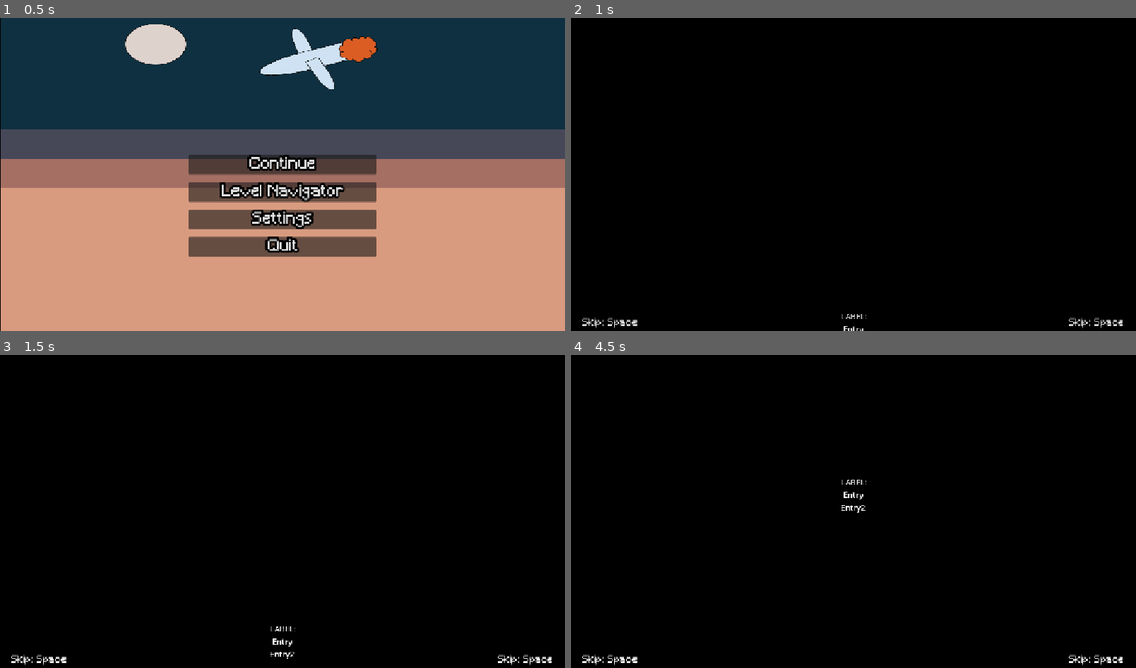
Above: before the commit, frames 1-4 (two rows, left to right).
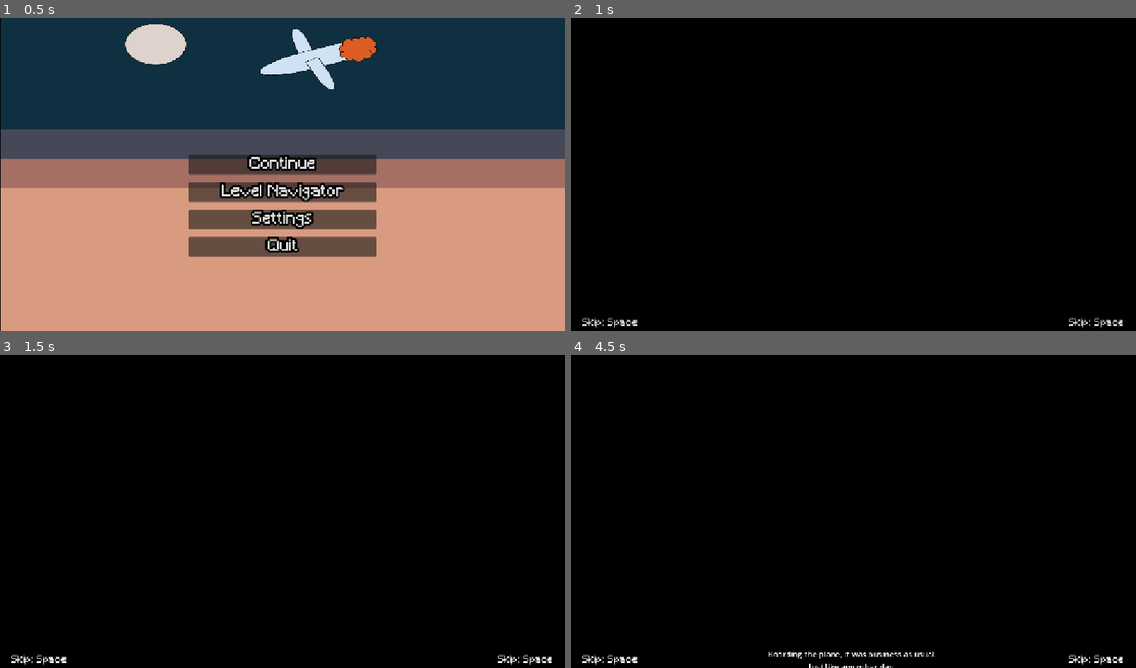
Above: after the commit, the same moments.

Repository: whitsettbe/kcol-f26-gamedevproj-cb
Game: Godot game, scene res://UI/scenes/main_menu.tscn
The game is run twice, just before and just after one commit, with the same random seed, the same clock (stepped at 60 frames per second) and the same inputs.
Inputs:
- Up to frame 1 (0.5 s): no input
- Up to frame 2 (1 s): click "Continue" at 0.5 s
- Up to frame 3 (1.5 s): tap Enter at 1.25 s; hold D (L_right) from 1.28 s (still down); tap Shift (undo) at 1.35 s
- Up to frame 4 (4.5 s): release D (L_right) at 2.03 s; hold S (L_down) 2.03-2.78 s; tap Shift (undo) every 0.75 s from 2.1 to 4.35 s; hold D (L_right) 2.78-3.53 s; hold W (L_up) 3.53-4.28 s; hold A (L_left) from 4.28 s (still down)

Frame 1 is identical in both runs. In frame 2, less than 0.1% of the frame differs, in the area x 47-53%, y 94-100%; in frame 3, 0.1%; in frame 4, 0.5%, in the area x 35-65%, y 39-100%.

Commit message:
Add text to labels, add music to intro, slow scroll speed.

Diff:
--- a/TornAsunder/cut-scenes/credits.tscn
+++ b/TornAsunder/cut-scenes/credits.tscn
@@ -17,7 +17,113 @@
 
 [node name="Label" type="Label" parent="Scrolling_Elements" unique_id=974171709]
 layout_mode = 2
-text = "LABEL:
-Entry
-Entry2"
+text = "TORN ASUNDER
+
+Lead Developers
+Benjamin Whitsett
+Clara Siefke
+Phoebe Tozer
+Vivian Nyeholt
+
+Level Design and Concept Design
+Benjamin Whitsett
+Clara Siefke
+Phoebe Tozer
+Vivian Nyeholt
+
+Mechanics Lead
+Benjamin Whitsett
+
+Visual Art Lead
+Vivian Nyeholt
+
+UI Lead
+Clara Siefke
+
+Audio Lead
+Phoebe Tozer
+
+Pixel Art and Sprite Creation
+Vivian Nyholt
+
+UI Art Created by
+Clara Siefke
+
+Programming Consultant
+Teddy Jacobsen
+
+Music
+“8 Bit Adventure” by Kirk Osamayo
+https://freemusicarchive.org/music/kirk-osamayo/season-4-green/8-bit-adventure-1/
+
+“8 Bit Ancient Ruins” by Kirk Osamayo
+https://freemusicarchive.org/music/kirk-osamayo/orange-season-4/8-bit-ancient-ruins/
+
+“Beyond Time” by Kirk Osamayo
+https://freemusicarchive.org/music/kirk-osamayo/single/beyond-time/
+
+“Decision” by Kirk Osamayo
+https://freemusicarchive.org/music/kirk-osamayo/single/decision/
+
+“False Reverie” by Kirk Osamayo
+https://freemusicarchive.org/music/kirk-osamayo/single/false-reverie/
+
+“Hope and Love” by Kirk Osamayo
+https://freemusicarchive.org/music/kirk-osamayo/single/hope-and-love/
+
+“Inner Conflict” by Kirk Osamayo
+https://freemusicarchive.org/music/kirk-osamayo/single/inner-conflict-1/
+
+“Introductory World” by Kirk Osamayo
+https://freemusicarchive.org/music/kirk-osamayo/season-4-green-1/introductory-world-1/
+
+“Jungle Video Game Level” by Kirk Osamayo
+https://freemusicarchive.org/music/kirk-osamayo/green-season-3/jungle-video-game-level/
+
+“Not In Vain” by Kirk Osamayo
+https://freemusicarchive.org/music/kirk-osamayo/single/not-in-vain/
+
+“Video Game Snowy Night” by Kirk Osamayo
+https://freemusicarchive.org/music/kirk-osamayo/season-4-green-1/video-game-snowy-night-1/
+
+All music by Kirk Osamaso is licensed under CC BY 4.0, Attribution 4.0 International License: https://creativecommons.org/licenses/by/4.0/
+https://freemusicarchive.org/music/kirk-osamayo
+
+All Music by Kirk Osamayo has been modified from its original version for this game using Reaper: https://www.reaper.fm/
+
+All music courtesy of Free Music Archive
+https://freemusicarchive.org/
+
+
+Sound Effects
+
+All sound effects were sourced from Freesound under CC0 1.0 Universal License,
+https://freesound.org/
+https://creativecommons.org/publicdomain/zero/1.0/
+
+Or recorded by our team.
+
+All sound effects were modified for this game using Reaper.
+https://www.reaper.fm/
+
+Playtesting
+Abram Haynes
+CS490 Classmates
+Hailey Metzler
+Ingrid Gardner
+Juniper Pasternak
+Leon Wilson
+Owen Warren
+
+Special Thanks to
+Dr. Vargas-Pérez, our CS490 Classmates, and friends for everything!
+
+This game uses Godot Engine, available under the following license: godotengine.org/license
+
+This game is licensed under the following license:
+GNU AFFERO GENERAL PUBLIC LICENSE: https://www.gnu.org/licenses/agpl-3.0.en.html
+
+
+Thanks for Playing!
+"
 horizontal_alignment = 1
--- a/TornAsunder/cut-scenes/cut-scene.gd
+++ b/TornAsunder/cut-scenes/cut-scene.gd
@@ -3,7 +3,7 @@
 
 signal level_completed
 
-@export var scroll_speed = 100 # pixels/sec
+@export var scroll_speed = 50 # pixels/sec
 
 @onready var viewport_height = \
 	get_viewport_rect().end.y
--- a/TornAsunder/cut-scenes/final.tscn
+++ b/TornAsunder/cut-scenes/final.tscn
@@ -11,13 +11,21 @@
 color = Color(0, 0, 0, 1)
 
 [node name="Scrolling_Elements" type="VBoxContainer" parent="." unique_id=1001904933]
+anchors_preset = 8
+anchor_left = 0.5
+anchor_top = 0.5
+anchor_right = 0.5
+anchor_bottom = 0.5
+offset_top = 640.0
 offset_right = 1152.0
-offset_bottom = 49.0
+offset_bottom = 768.0
+grow_horizontal = 2
+grow_vertical = 2
 alignment = 1
 
 [node name="Label" type="Label" parent="Scrolling_Elements" unique_id=974171709]
 layout_mode = 2
-text = "LABEL:
-Entry
-Entry2"
+theme_override_font_sizes/font_size = 64
+text = "UNITED AGAIN!"
 horizontal_alignment = 1
+uppercase = true
--- a/TornAsunder/cut-scenes/intro.tscn
+++ b/TornAsunder/cut-scenes/intro.tscn
@@ -1,6 +1,7 @@
 [gd_scene format=3 uid="uid://c6ewj6tmx2ihi"]
 
 [ext_resource type="Script" uid="uid://cvlmlib0voj8t" path="res://cut-scenes/cut-scene.gd" id="1_lu0bb"]
+[ext_resource type="AudioStream" uid="uid://dbhppq5q1wh2m" path="res://music/opening_scene/hope_and_love.ogg" id="2_02ddn"]
 
 [node name="Intro" type="Node2D" unique_id=385759495]
 script = ExtResource("1_lu0bb")
@@ -12,12 +13,72 @@
 
 [node name="Scrolling_Elements" type="VBoxContainer" parent="." unique_id=1001904933]
 offset_right = 1152.0
-offset_bottom = 49.0
+offset_bottom = 959.0
 alignment = 1
 
 [node name="Label" type="Label" parent="Scrolling_Elements" unique_id=974171709]
 layout_mode = 2
-text = "LABEL:
-Entry
-Entry2"
+size_flags_horizontal = 4
+text = "
+
+
+
+
+
+Boarding the plane, it was business as usual.
+Just like any other day.
+
+
+Sitting packed into your chair, you listen as an
+announcement plays from the overhead speakers.
+
+
+“This is your captain speaking,
+It appears we are currently experiencing
+some interdimensional turbulence.
+Please buckle your seatbelt and remain seated.”
+
+
+Interdimensional turbulence?
+ Did you hear them right?
+
+
+You feel the plane suddenly lurch to the side, then up,
+ then down into a nosedive.
+
+
+Thick green clouds block your view of the sky.
+
+
+You start seeing double and your body feels funny.
+Something isn't right.
+
+
+“Please brace yourselves for an emergency landing!”
+
+
+With a sickening explosion the plane crashes into
+the ground.
+
+
+ A splitting pain erupts down your middle.
+ It feels as though your body is being split in two!
+
+You feel yourself…
+
+ both of yourselves,
+Once Leroy, now Leonard and Roy,
+being buried deep below the surface.
+
+
+ Layers and layers of rock between you
+and the world you knew.
+
+
+It seems as if you have been … TORN ASUNDER!"
 horizontal_alignment = 1
+
+[node name="hope_and_love" type="AudioStreamPlayer" parent="." unique_id=1630439514]
+stream = ExtResource("2_02ddn")
+autoplay = true
+bus = &"Music"
Not shown, changed: TornAsunder/music/opening_scene/hope_and_love.ogg.import
